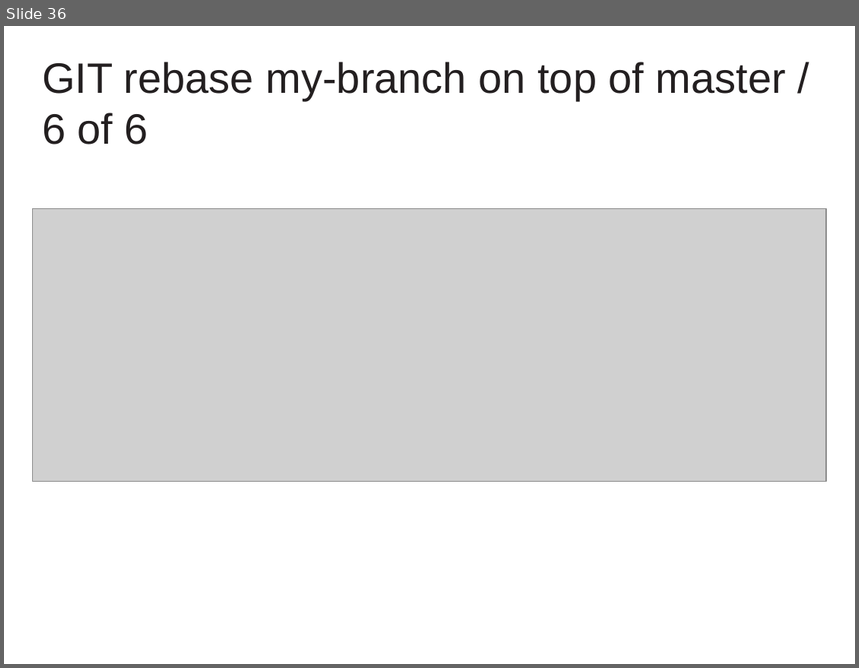
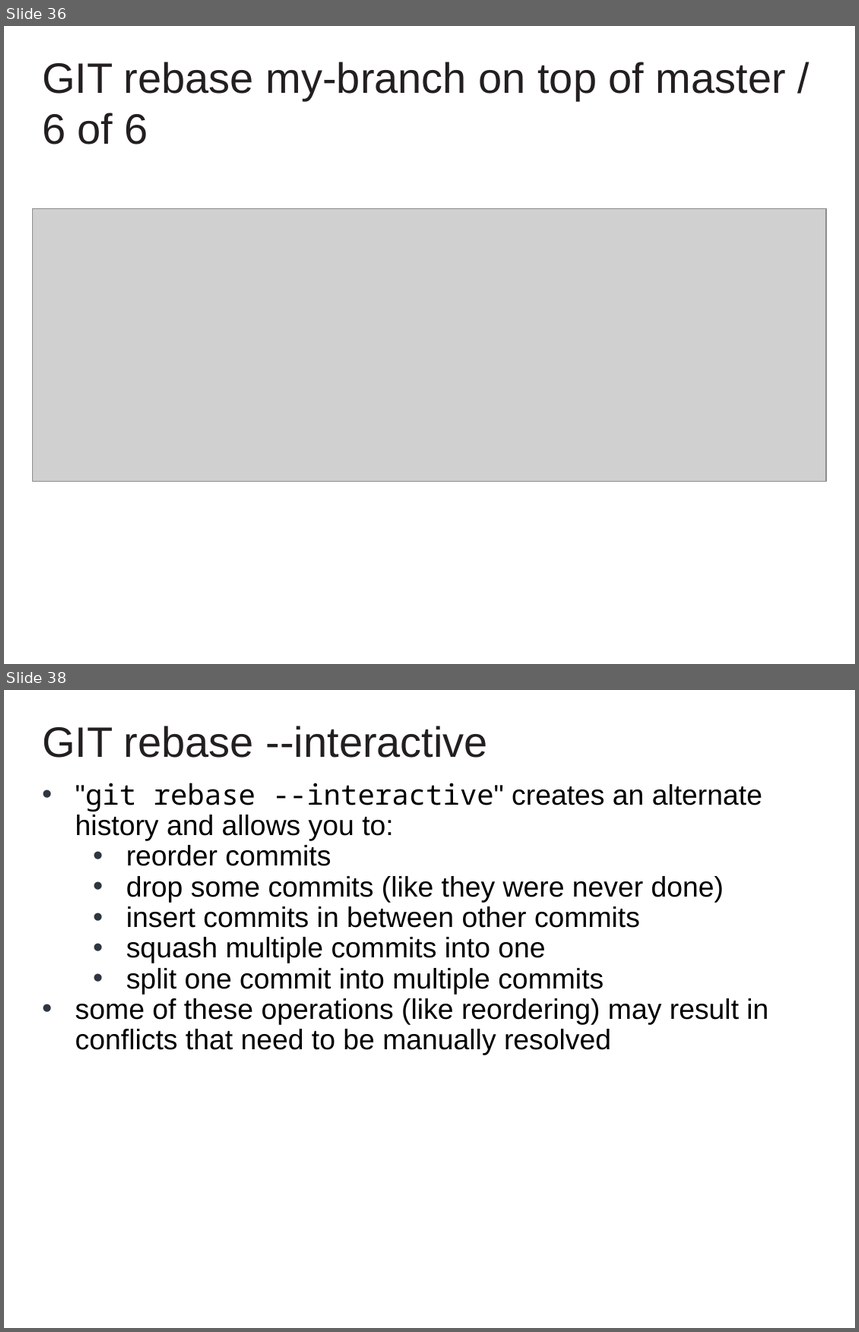
Before and after one commit to cvmocanu/git-presentation, a slide deck: GIT Presentation.pptx. Shown one above the other, each under a label of ours: slide 36 before the commit, slides 36 and 38 after it; the slides between them are not shown. The pictures are 859x668 and 859x1332 pixels, drawn with LibreOffice and Linux fonts; fonts in the diff are those of the drawing; grey boxes stand for pictures; background and template pictures are left out. Boxes give left, top, right and bottom in pixels: in the first picture for what was removed or moved away, otherwise in the second. Text is boxed around its words. In the diff, an @@ line names an element or a change of style, - is before the commit and + after.

Commit message:
add info on rewriting history

```diff
--- a/GIT Presentation.pptx
+++ b/GIT Presentation.pptx
@@ slide 38 added at <box>4,690,855,1328</box>, background #FFFFFF @@
@@ text added at <box>42,726,488,758</box>, 36 pt, text #231F20 @@
+GIT rebase --interactive
@@ text added at <box>75,783,769,1056</box>, 24 pt, text #000000 @@
+• "git rebase --interactive" creates an alternate history and allows you to:
+• reorder commits
+• drop some commits (like they were never done)
+• insert commits in between other commits
+• squash multiple commits into one
+• split one commit into multiple commits
+• some of these operations (like reordering) may result in conflicts that need to be manually resolved
```
Also in this commit, not shown: 1 slide changed, 3 other slides added.
